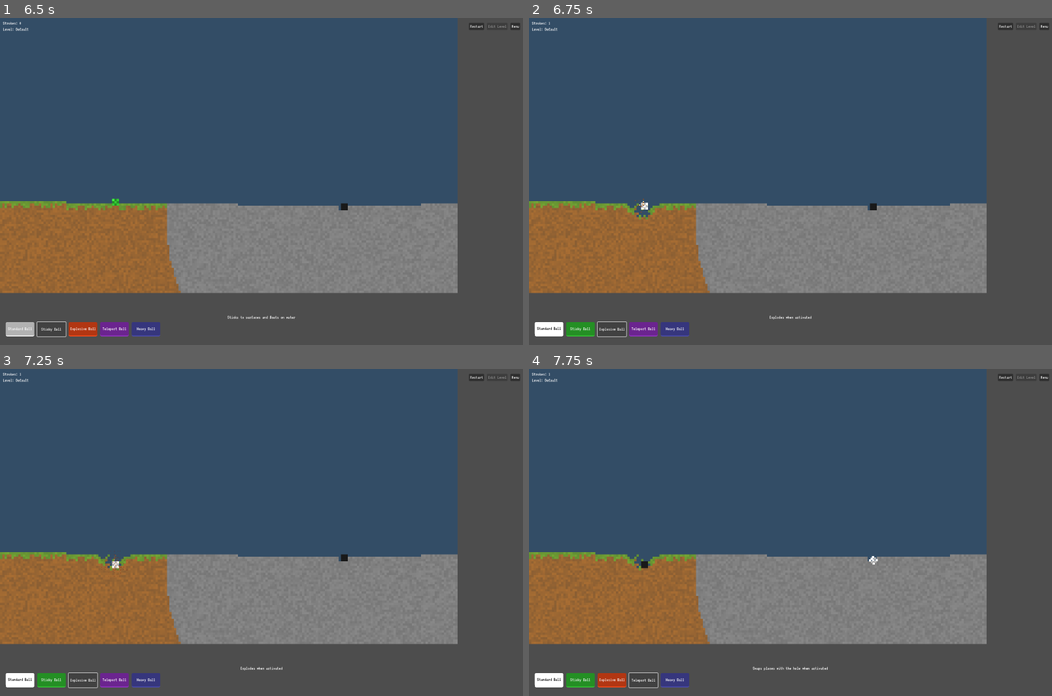
Above: before the commit, frames 1-4 (two rows, left to right).
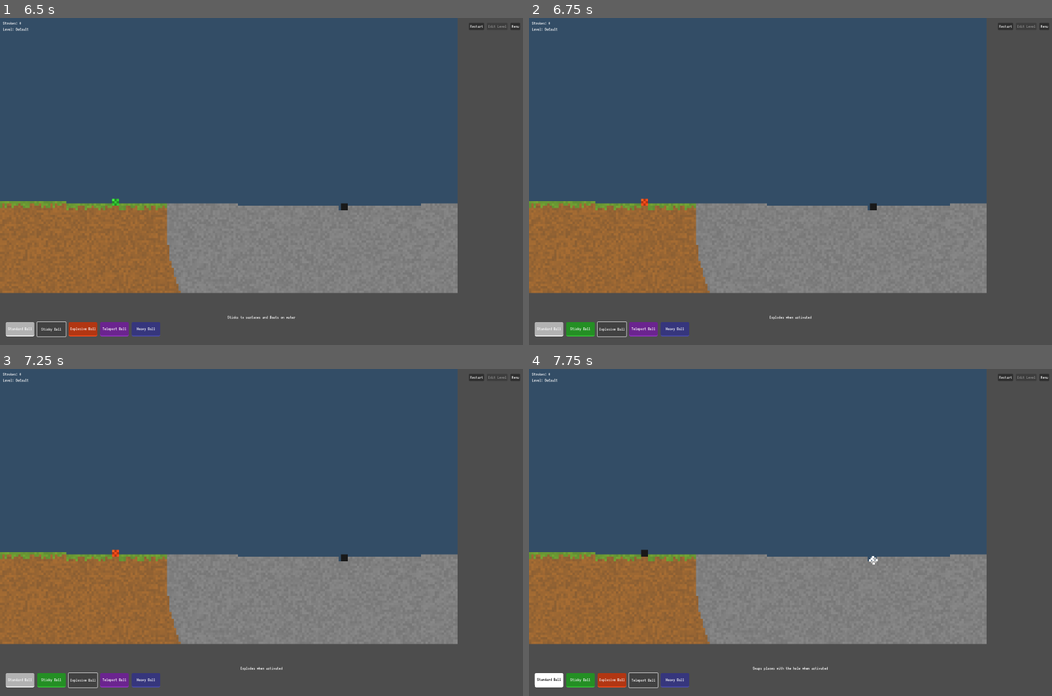
Above: after the commit, the same moments.

Repository: josefzachar/golf-game
Game: Godot game, scene res://assets/scenes/MainMenu.tscn
Two runs of this game, one before a commit and one after it. Both use one fixed random seed, a clock stepped at 60 frames per second and the inputs below.
Inputs:
- Up to frame 1 (6.5 s): click "Play" at 0.5 s; click "Play" at 1.25 s; click "Play Level" at 2 s; click "Restart" at 2.75 s; click "Restart" at 3.5 s; click "Restart" at 4.25 s; click "Standard Ball" at 5 s; click "Sticky Ball" at 5.75 s
- Up to frame 2 (6.75 s): click "Explosive Ball" at 6.5 s
- Up to frame 3 (7.25 s): no input
- Up to frame 4 (7.75 s): click "Teleport Ball" at 7.25 s

Frame 1 is identical in both runs. In frame 2, 0.4% of the frame differs, in the area x 1-25%, y 1-98%; in frame 3, 0.4%; in frame 4, 0.2%.

Commit message:
Better RED ball physics

Diff:
--- a/assets/scripts/Ball.gd
+++ b/assets/scripts/Ball.gd
@@ -210,12 +210,8 @@
 	current_ball_type = new_type
 	update_ball_properties()
 
-	# Special behavior for explosive ball - explode when switched to
-	if new_type == Constants.BallType.EXPLOSIVE:
-		special_abilities.explode()
-
 	# Special behavior for teleport ball - swap with hole when switched to
-	elif new_type == Constants.BallType.TELEPORT:
+	if new_type == Constants.BallType.TELEPORT:
 		special_abilities.swap_with_hole()
 
 	# Update the ball in the grid to show the new color
--- a/assets/scripts/BallCollistionPhysics.gd
+++ b/assets/scripts/BallCollisionPhysics.gd
@@ -74,6 +74,12 @@
 	return false
 
 func handle_stone_bounce(stone_normal, stone_pos, new_ball_position):
+	# Check if this is an explosive ball collision
+	if ball.current_ball_type == Constants.BallType.EXPLOSIVE:
+		# Trigger explosion on collision with stone
+		ball.special_abilities.explode()
+		return
+
 	# Get bounce properties based on velocity and ball type
 	var bounce_factor = ball.ball_properties.get("bounce_factor", Constants.BOUNCE_FACTOR)
 
@@ -138,6 +144,8 @@
 
 func handle_boundary_collisions(new_ball_position):
 	var bounced = false
+
+	# Note: Explosive ball no longer explodes on boundary collision
 
 	# Get bounce factor based on ball type
 	var bounce_factor = ball.ball_properties.get("bounce_factor", Constants.BOUNCE_FACTOR)
@@ -272,6 +280,12 @@
 				crater_size = dirt_result.crater_size
 
 		elif cell_type == Constants.CellType.WATER and cell_properties:
+			# Check if this is an explosive ball collision with water
+			if ball.current_ball_type == Constants.BallType.EXPLOSIVE:
+				# Trigger explosion on collision with water
+				ball.special_abilities.explode()
+				return
+
 			# Apply water resistance via material physics
 			material_physics.apply_water_resistance(cell_properties)
 
@@ -318,11 +332,24 @@
 				handle_sand_direction_collision(check_pos, dir, dir_bounce_factor, cell_properties, create_crater)
 
 			elif cell_type == Constants.CellType.WATER and cell_properties:
+				# Check if this is an explosive ball collision with water
+				if ball.current_ball_type == Constants.BallType.EXPLOSIVE:
+					# Trigger explosion on collision with water
+					ball.special_abilities.explode()
+					return
+
 				# Apply water resistance based on ball type
 				material_physics.apply_water_resistance(cell_properties)
 
 func handle_stone_direction_collision(check_pos, dir, dir_bounce_factor):
 	# This is a failsafe in case stone was missed in earlier detection
+
+	# Check if this is an explosive ball collision with stone
+	if ball.current_ball_type == Constants.BallType.EXPLOSIVE:
+		# Trigger explosion on collision with stone
+		ball.special_abilities.explode()
+		return
+
 	# Detect velocity to determine behavior
 	var is_low_velocity = ball.ball_velocity.length() < 1.2
 
@@ -362,6 +389,12 @@
 	ball.sand_simulation.set_cell(x, y, Constants.CellType.BALL)
 
 func handle_sand_direction_collision(check_pos, dir, dir_bounce_factor, cell_properties, create_crater):
+	# Check if this is an explosive ball collision with sand
+	if ball.current_ball_type == Constants.BallType.EXPLOSIVE:
+		# Trigger explosion on collision with sand
+		ball.special_abilities.explode()
+		return
+
 	# Only create strong bounces for side or bottom collisions, not for top
 	if ball.current_ball_type == Constants.BallType.STICKY:
 		# Sticky ball stops when colliding with sand
@@ -393,6 +426,12 @@
 		)
 
 func handle_dirt_direction_collision(check_pos, dir, dir_bounce_factor, cell_properties, create_crater):
+	# Check if this is an explosive ball collision with dirt
+	if ball.current_ball_type == Constants.BallType.EXPLOSIVE:
+		# Trigger explosion on collision with dirt
+		ball.special_abilities.explode()
+		return
+
 	# For HEAVY ball, keep existing behavior
 	if ball.current_ball_type == Constants.BallType.HEAVY:
 		handle_sand_direction_collision(check_pos, dir, dir_bounce_factor, cell_properties, create_crater)
--- a/assets/scripts/BallSpecialAbilities.gd
+++ b/assets/scripts/BallSpecialAbilities.gd
@@ -12,13 +12,14 @@
 func explode():
 	if ball.sand_simulation:
 		print("BOOM! Explosive ball detonated!")
-		var explosion_radius = ball.ball_properties.get("explosion_radius", 5.0)
+		# Increase explosion radius for a bigger explosion
+		var explosion_radius = ball.ball_properties.get("explosion_radius", 8.0)  # Increased from 5.0 to 8.0
 
-		# Create multiple craters for a bigger explosion effect
-		for i in range(3):
-			var offset = Vector2(randf_range(-2, 2), randf_range(-2, 2))
+		# Create more craters for a bigger explosion effect
+		for i in range(5):  # Increased from 3 to 5 craters
+			var offset = Vector2(randf_range(-3, 3), randf_range(-3, 3))  # Increased offset range
 			var crater_pos = ball.ball_position + offset
-			var crater_size = explosion_radius * randf_range(0.8, 1.2)
+			var crater_size = explosion_radius * randf_range(1.0, 1.5)  # Increased size multiplier
 			ball.sand_simulation.create_sand_crater(crater_pos, crater_size)
 
 		# Trigger visual explosion effect
--- a/assets/scripts/SandSimulation.gd
+++ b/assets/scripts/SandSimulation.gd
@@ -290,6 +290,32 @@
 					# Stone is completely indestructible
 					continue
 
+				Constants.CellType.SAND:
+					# SAND - Make sand react more like dirt during explosions
+					# Only move sand with significant force (lower threshold than dirt)
+					if impact_force > 1.5 and randf() > max(0.2, 0.6 - impact_force * 0.15):
+						var sand_properties = grid[x][y].duplicate()
+
+						# Apply velocity based on impact (slightly higher than dirt)
+						sand_properties.velocity = impact_dir * impact_force * 0.9
+
+						# Only remove sand with higher force (lower threshold than dirt)
+						if impact_force > 2.0:
+							grid[x][y] = create_empty_cell()
+
+							# Calculate new position based on impact direction
+							var strength_factor = min(4.0, impact_force * 0.7)  # Stronger displacement than dirt
+							var new_x = int(x + impact_dir.x * strength_factor)
+							var new_y = int(y + impact_dir.y * strength_factor)
+
+							# Try to place the sand in the impact direction
+							if new_x >= 0 and new_x < Constants.GRID_WIDTH and new_y >= 0 and new_y < Constants.GRID_HEIGHT and new_x < grid.size() and new_y < grid[new_x].size():
+								if grid[new_x][new_y].type == Constants.CellType.EMPTY:
+									grid[new_x][new_y] = sand_properties
+						else:
+							# Just apply velocity without moving the sand
+							grid[x][y].velocity = impact_dir * impact_force * 0.7
+
 				Constants.CellType.DIRT:
 					# DIRT - Tunneling material that only responds to impacts
 					# Only move dirt with significant force
Empty file added: gamePhysics.gd
Empty file added: materialsSystem.gd
Not shown, added: gamePhysics.js
Not shown, added: materialsSystem.js
